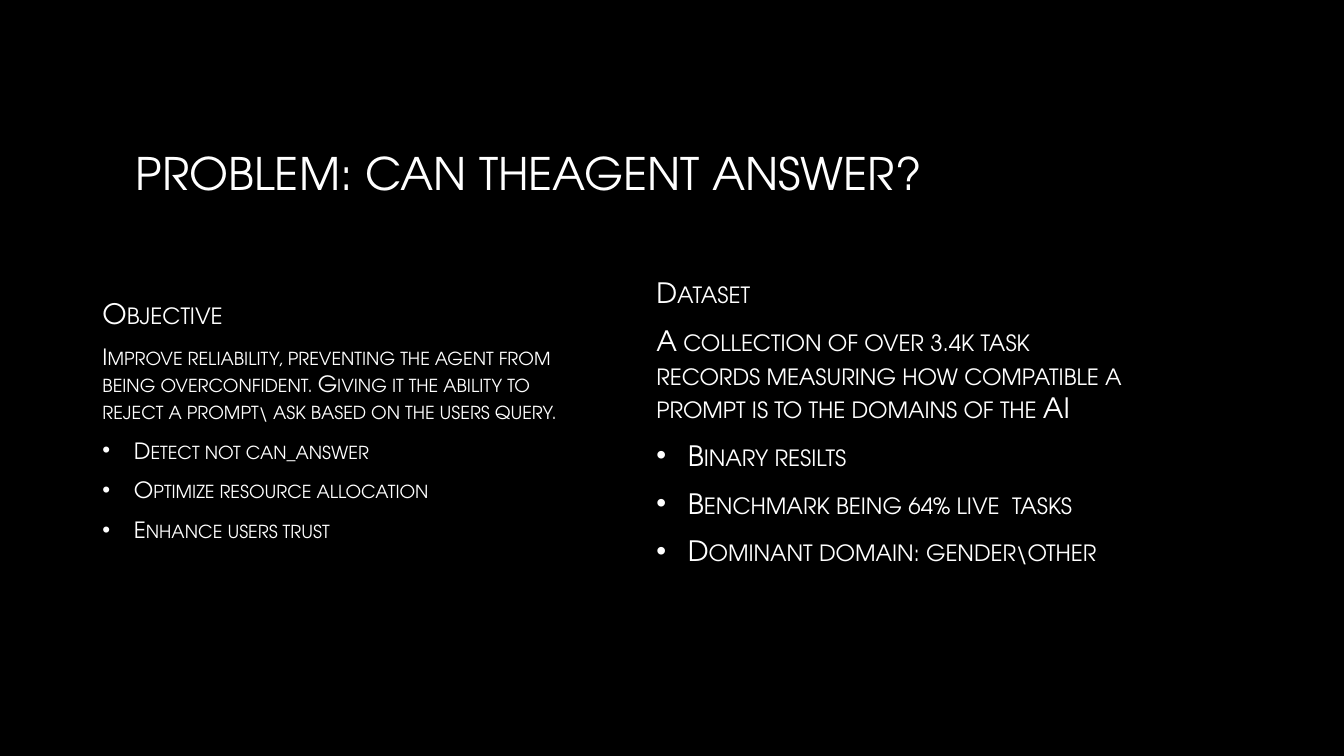
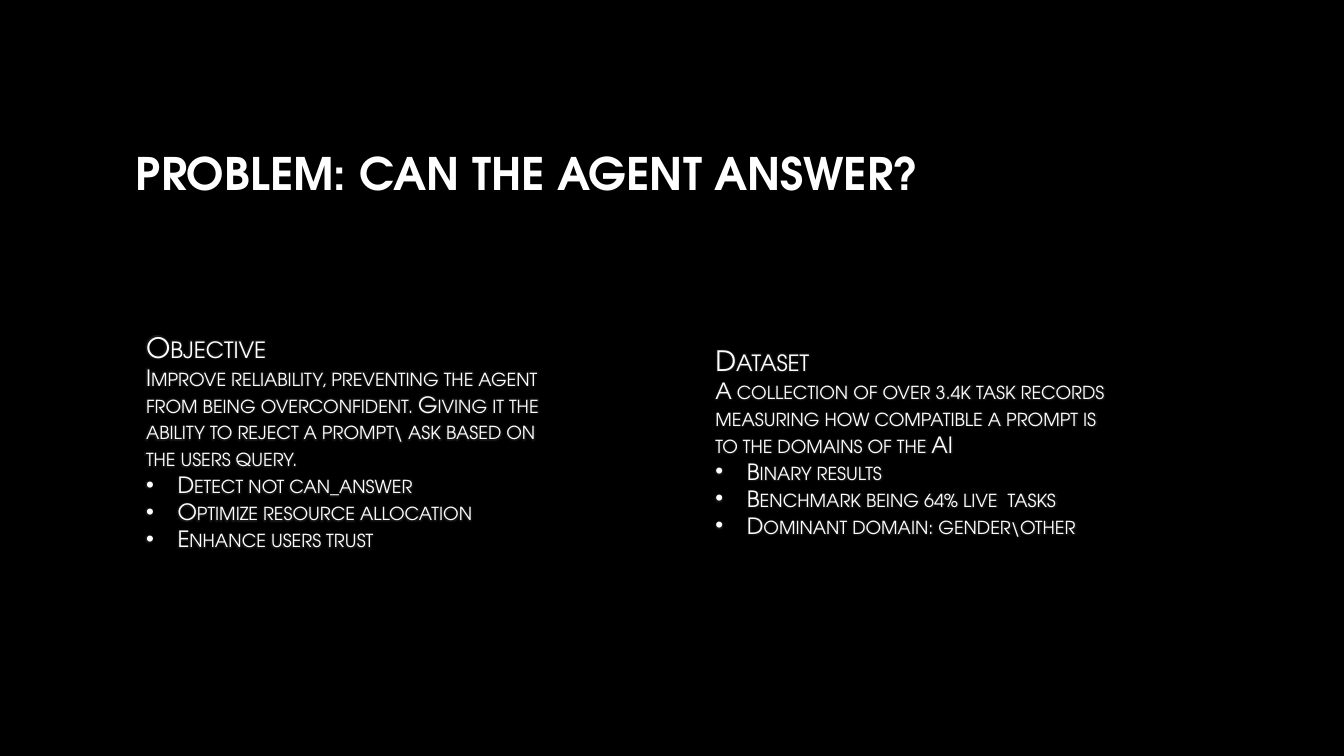
Before and after one commit to lanashmuz/machine_learning_exe1, a slide deck: slide 2 of exe2/presentation.pptx. Drawn at 1344x756 pixels with LibreOffice and Linux fonts; fonts in the diff are those of the drawing; background and template pictures are left out. Boxes give left, top, right and bottom in pixels: in the first picture for what was removed or moved away, otherwise in the second. Text is boxed around its words. In the diff, an @@ line names an element or a change of style, - is before the commit and + after.

```diff
--- a/exe2/presentation.pptx
+++ b/exe2/presentation.pptx
@@ title at (136, 156, 918, 191): text changed; bold on @@
-PROBLEM: CAN THEAGENT ANSWER?
+PROBLEM: CAN THE AGENT ANSWER?
@@ text "Objective": place and size @@
-text "Objective" at (102, 351, 557, 539)
+text "Objective" at (146, 372, 539, 548)
@@ text "Objective" at (146, 372, 539, 548): text colour gradient #FFFFFF to #BFBFBF to #FFFFFF; less space between paragraphs @@
@@ text "Dataset": place and size @@
-text "Dataset" at (656, 330, 1122, 565)
+text "Dataset" at (715, 382, 1105, 537)
@@ text at (715, 382, 1105, 537): text colour gradient #FFFFFF to #BFBFBF to #FFFFFF; size 20 to 16 pt in "A collection of over 3.4k task records ...", "Benchmark being 64% live tasks", "Dominant domain: gender\other"; less space between paragraphs @@
@@ text at (817, 466, 882, 481): text changed; size 20 to 16 pt; text colour gradient #FFFFFF to #BFBFBF to #FFFFFF @@
-• Binary resilts
+• Binary results
```
Also in this commit, not shown: 1 other slide changed, 3 slides added.
